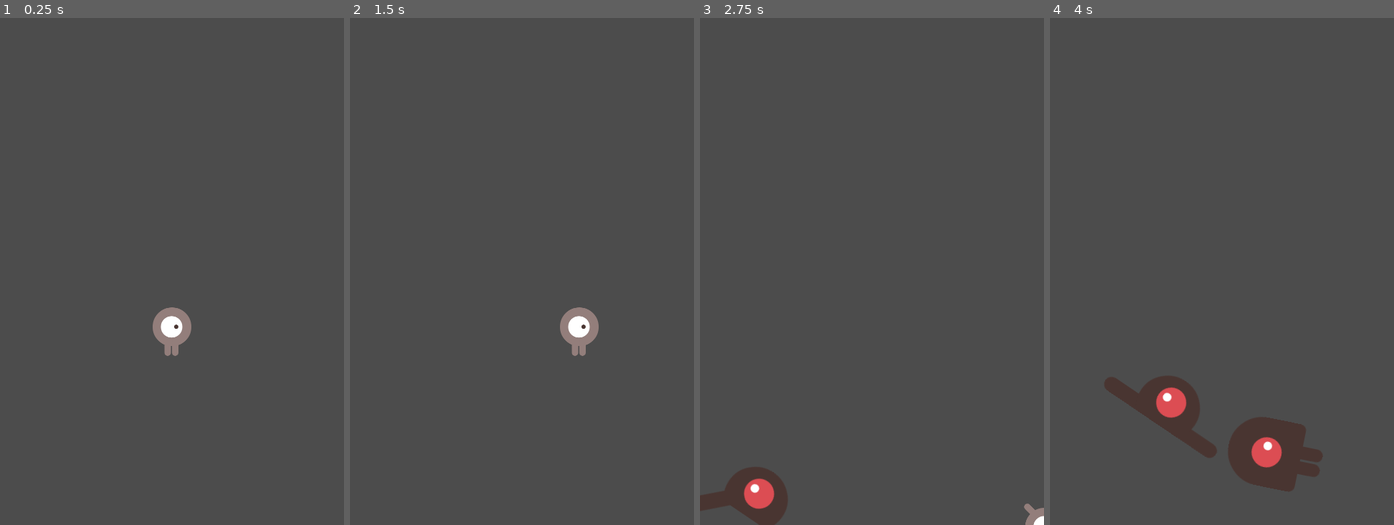
Above: before the commit, frames 1-4 (left to right).
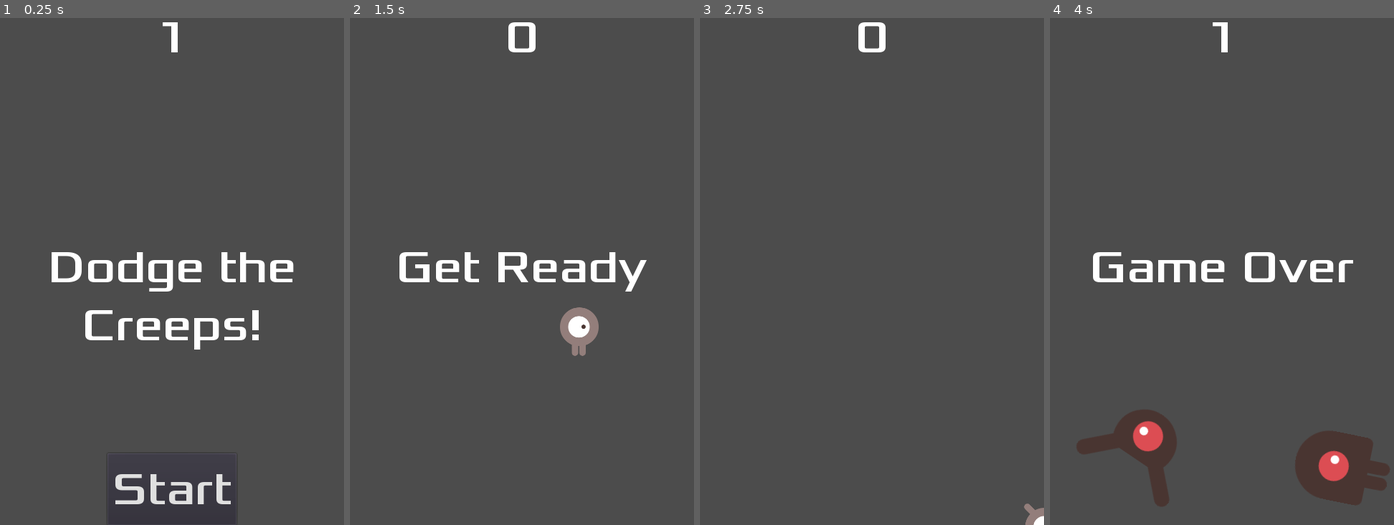
Above: after the commit, the same moments.

Repository: Poipurin/Furbolumination-Game
Game: Godot game, scene res://Main.tscn
Two runs of this game, one before a commit and one after it. Both use one fixed random seed, a clock stepped at 60 frames per second and the inputs below.
Inputs (mouse positions are in pixels of both pictures, inside the frame that each line leads up to):
- Up to frame 1 (0.25 s): no input
- Up to frame 2 (1.5 s): click (522, 489) at 0.5 s, where only the run after the commit has a clickable "Start"; tap Enter at 1.25 s; hold Right (move_right) from 1.28 s (still down)
- Up to frame 3 (2.75 s): release Right (move_right) at 2.03 s; hold Down (move_down) from 2.03 s (still down)
- Up to frame 4 (4 s): release Down (move_down) at 2.78 s; hold Right (move_right) 2.78-3.53 s; hold Up (move_up) from 3.53 s (still down)

The runs differ from the first frame. In frame 1, 4.4% of the frame differs, in the area x 15-86%, y 0-100%; in frame 2, 2.0%; in frame 3, 2.0%; in frame 4, 11%, in the area x 7-99%, y 0-97%.

Commit message:
main scene

Diff:
--- /dev/null
+++ b/HUD.gd
@@ -0,0 +1,31 @@
+extends CanvasLayer
+
+signal start_game
+# Declare member variables here. Examples:
+# var a = 2
+# var b = "text"
+func show_message(text):
+	$Message.text = text
+	$Message.show()
+	$MessageTimer.start()
+
+func show_game_over():
+	show_message("Game Over")
+	# Wait until the MessageTimer has counted down.
+	yield($MessageTimer, "timeout")
+
+	$Message.text = "Dodge the\nCreeps!"
+	$Message.show()
+	# Make a one-shot timer and wait for it to finish.
+	yield(get_tree().create_timer(1), "timeout")
+	$StartButton.show()
+
+func update_score(score):
+	$ScoreLabel.text = str(score)
+
+func _on_StartButton_pressed():
+	$StartButton.hide()
+	emit_signal("start_game")
+
+func _on_MessageTimer_timeout():
+	$Message.hide()
--- /dev/null
+++ b/HUD.tscn
@@ -0,0 +1,48 @@
+[gd_scene load_steps=4 format=2]
+
+[ext_resource path="res://fonts/Xolonium-Regular.ttf" type="DynamicFontData" id=1]
+[ext_resource path="res://HUD.gd" type="Script" id=2]
+
+[sub_resource type="DynamicFont" id=1]
+size = 64
+font_data = ExtResource( 1 )
+
+[node name="HUD" type="CanvasLayer"]
+script = ExtResource( 2 )
+
+[node name="ScoreLabel" type="Label" parent="."]
+anchor_right = 1.0
+margin_bottom = 78.0
+custom_fonts/font = SubResource( 1 )
+text = "1"
+align = 1
+autowrap = true
+
+[node name="Message" type="Label" parent="."]
+anchor_top = 0.5
+anchor_right = 1.0
+anchor_bottom = 0.5
+margin_top = -39.0
+margin_bottom = 39.0
+custom_fonts/font = SubResource( 1 )
+text = "Dodge the Creeps!"
+align = 1
+autowrap = true
+
+[node name="StartButton" type="Button" parent="."]
+anchor_left = 0.5
+anchor_top = 1.0
+anchor_right = 0.5
+anchor_bottom = 1.0
+margin_left = -90.0
+margin_top = -100.0
+margin_right = 90.0
+custom_fonts/font = SubResource( 1 )
+text = "Start"
+
+[node name="MessageTimer" type="Timer" parent="."]
+wait_time = 2.0
+one_shot = true
+
+[connection signal="pressed" from="StartButton" to="." method="_on_StartButton_pressed"]
+[connection signal="timeout" from="MessageTimer" to="." method="_on_MessageTimer_timeout"]
--- a/Main.gd
+++ b/Main.gd
@@ -2,35 +2,31 @@
 
 export(PackedScene) var mob_scene
 var score
-# Declare member variables here. Examples:
-# var a = 2
-# var b = "text"
 
-
-# Called when the node enters the scene tree for the first time.
 func _ready():
 	randomize()
-	new_game()
 
-
-# Called every frame. 'delta' is the elapsed time since the previous frame.
-#func _process(delta):
-#	pass
 func game_over():
 	$ScoreTimer.stop()
 	$MobTimer.stop()
+	$HUD.show_game_over()
 
 func new_game():
 	score = 0
 	$Player.start($StartPosition.position)
 	$StartTimer.start()
+	$HUD.update_score(score)
+	$HUD.show_message("Get Ready")
+	get_tree().call_group("mobs", "queue_free")
 
 func _on_ScoreTimer_timeout():
 	score += 1
+	$HUD.update_score(score)
 
 func _on_StartTimer_timeout():
 	$MobTimer.start()
 	$ScoreTimer.start()
+
 
 
 func _on_MobTimer_timeout():
--- a/Main.tscn
+++ b/Main.tscn
@@ -1,8 +1,9 @@
-[gd_scene load_steps=5 format=2]
+[gd_scene load_steps=6 format=2]
 
 [ext_resource path="res://Player.tscn" type="PackedScene" id=1]
 [ext_resource path="res://mob.tscn" type="PackedScene" id=2]
 [ext_resource path="res://Main.gd" type="Script" id=3]
+[ext_resource path="res://HUD.tscn" type="PackedScene" id=4]
 
 [sub_resource type="Curve2D" id=1]
 _data = {
@@ -32,7 +33,10 @@
 
 [node name="MobSpawnLocation" type="PathFollow2D" parent="MobPath"]
 
+[node name="HUD" parent="." instance=ExtResource( 4 )]
+
 [connection signal="hit" from="Player" to="." method="game_over"]
 [connection signal="timeout" from="MobTimer" to="." method="_on_MobTimer_timeout"]
 [connection signal="timeout" from="ScoreTimer" to="." method="_on_ScoreTimer_timeout"]
 [connection signal="timeout" from="StartTimer" to="." method="_on_StartTimer_timeout"]
+[connection signal="start_game" from="HUD" to="." method="new_game"]
--- a/mob.tscn
+++ b/mob.tscn
@@ -30,7 +30,7 @@
 radius = 50.0
 height = 56.0
 
-[node name="mob" type="RigidBody2D"]
+[node name="mob" type="RigidBody2D" groups=["mobs"]]
 collision_mask = 0
 gravity_scale = 0.0
 script = ExtResource( 7 )
